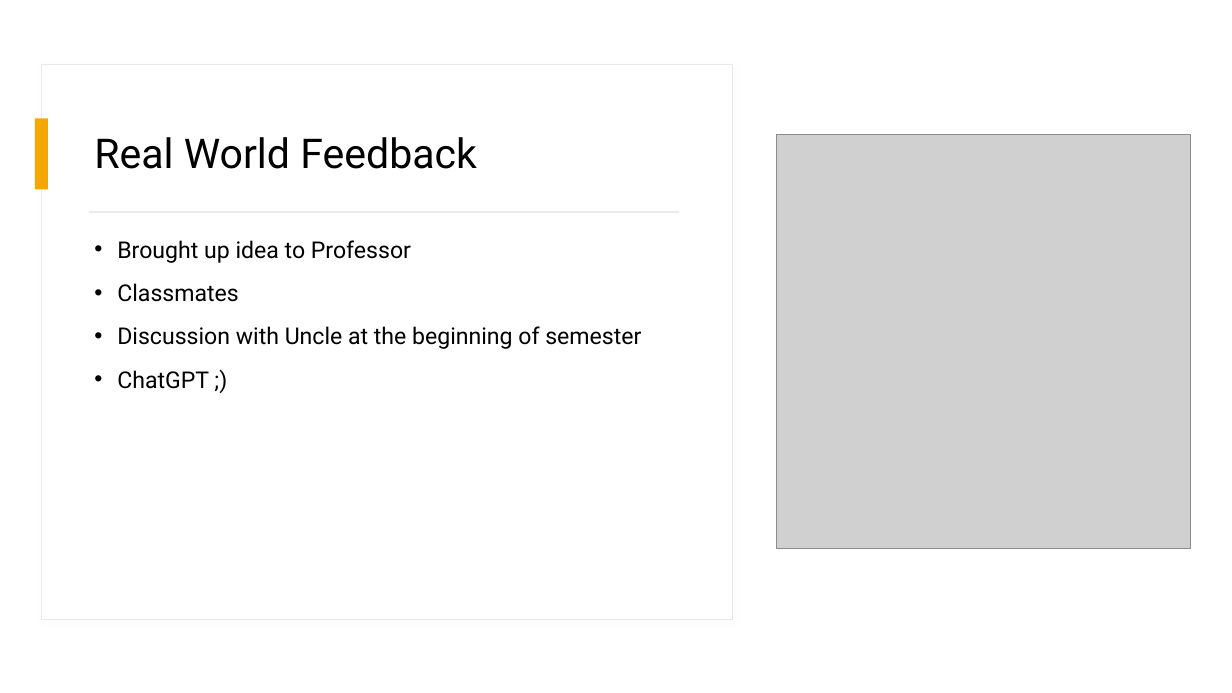
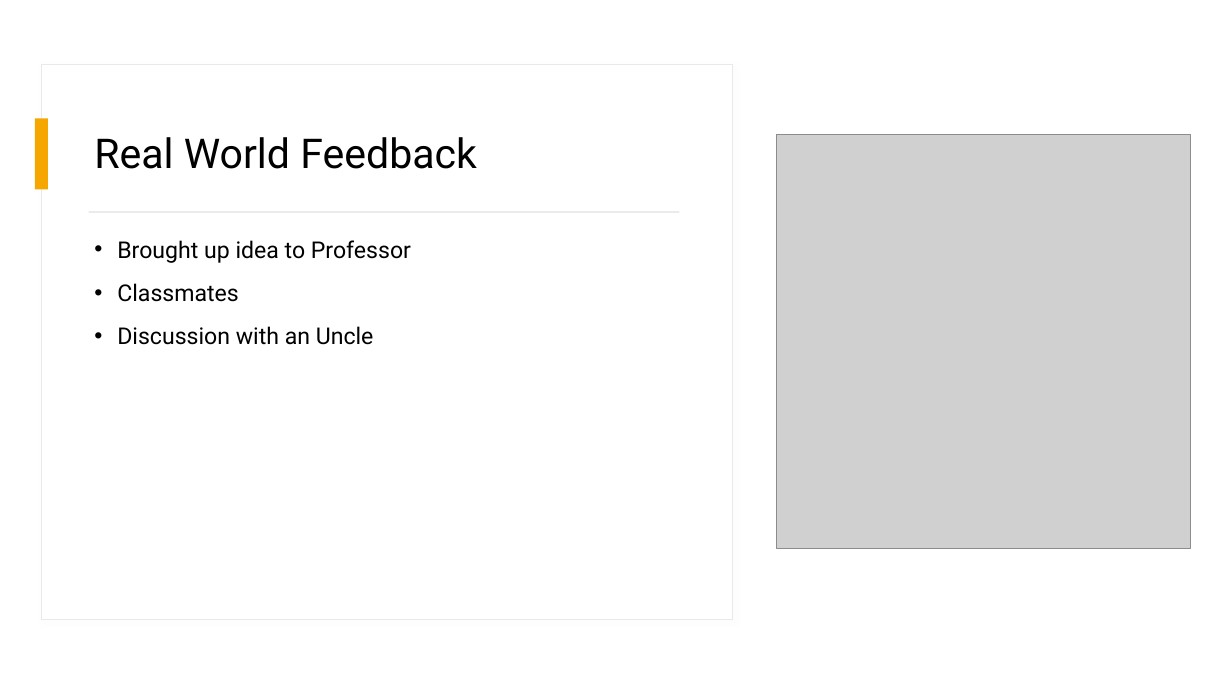
Before and after one commit to nishchint-upadhyaya/home-security-system, a slide deck: slide 5 of UpadhyayaN-Presentation.pptx. Drawn at 1232x693 pixels with LibreOffice and Linux fonts; fonts in the diff are those of the drawing; grey boxes stand for pictures. Boxes give left, top, right and bottom in pixels: in the first picture for what was removed or moved away, otherwise in the second. Text is boxed around its words. In the diff, an @@ line names an element or a change of style, - is before the commit and + after.

```diff
--- a/UpadhyayaN-Presentation.pptx
+++ b/UpadhyayaN-Presentation.pptx
@@ text at <box>117,326,374,345</box>: text changed @@
-• Discussion with Uncle at the beginning of semester
-• ChatGPT ;)
+• Discussion with an Uncle
```
Also in this commit, not shown: 1 other slide changed.
